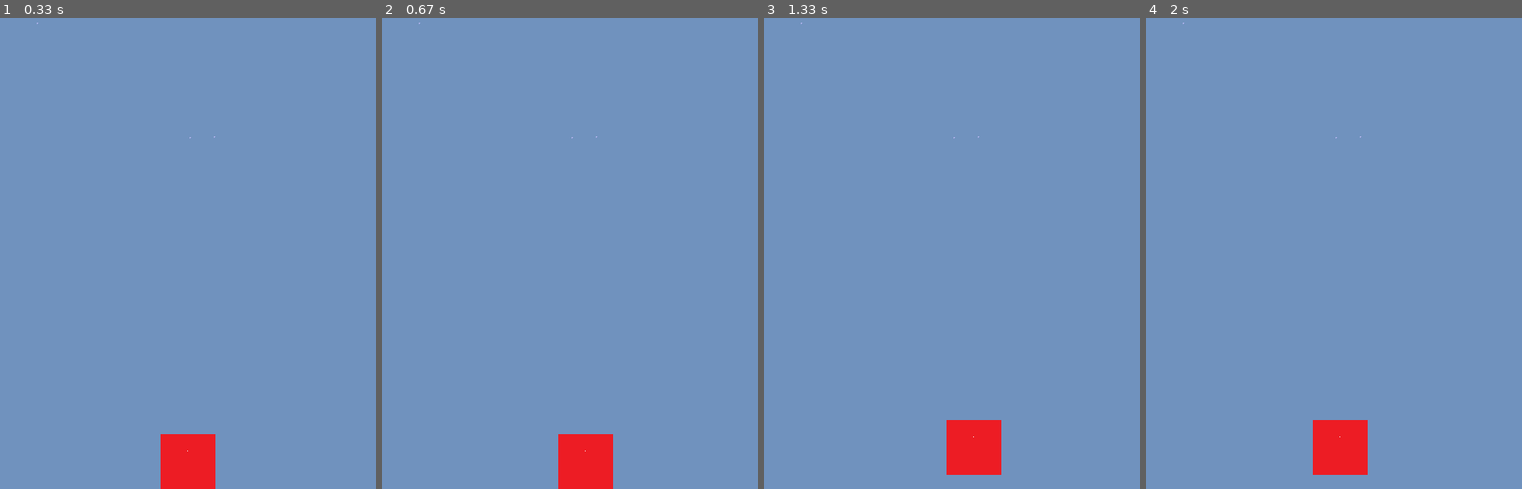
Above: before the commit, frames 1-4 (left to right).
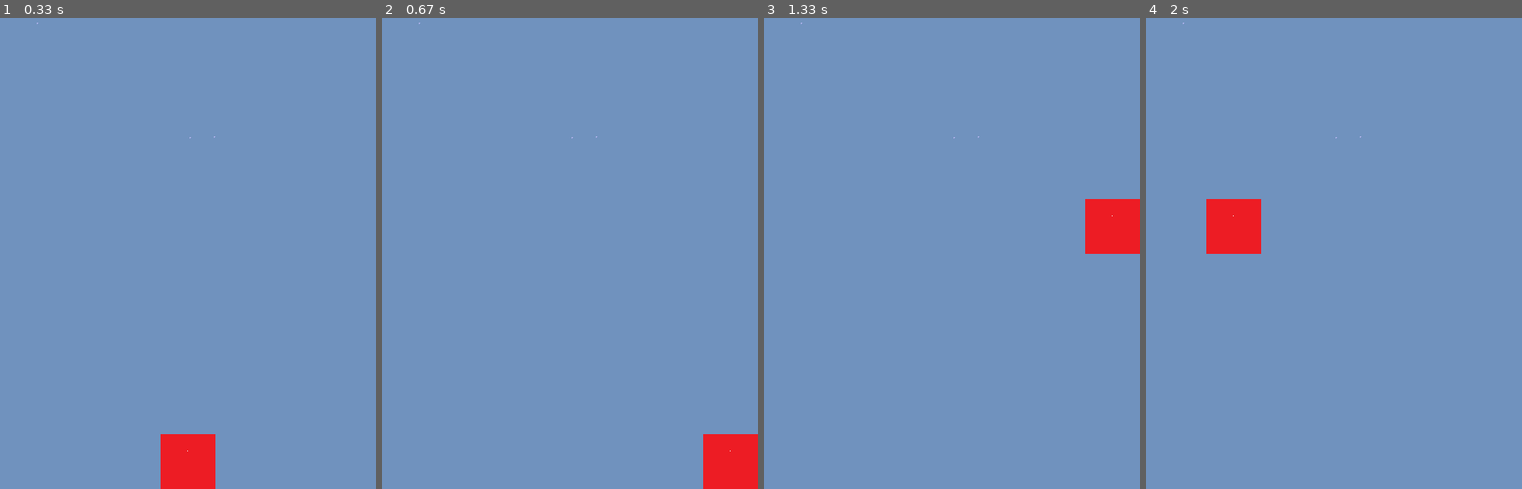
Above: after the commit, the same moments.

Repository: eusun97/Avoid_obstacle
Game: pygame game, started from pygame_basic/Avoid_obstacle.py
Two runs of this game, one before a commit and one after it. Both use one fixed random seed, a clock stepped at 60 frames per second and the inputs below.
Inputs:
- Up to frame 1 (0.33 s): no input
- Up to frame 2 (0.67 s): hold Right from 0.33 s (still down)
- Up to frame 3 (1.33 s): release Right at 0.8 s; hold Up 0.83-1.13 s
- Up to frame 4 (2 s): hold Left from 1.67 s (still down)

Frame 1 is identical in both runs. In frame 2, 3.4% of the frame differs, in the area x 46-100%, y 88-100%; in frame 3, 3.4%; in frame 4, 3.4%.

Commit message:
fps commit

Diff:
--- a/pygame_basic/Avoid_obstacle.py
+++ b/pygame_basic/Avoid_obstacle.py
@@ -11,6 +11,9 @@
 # 화면 타이틀 설정
 pygame.display.set_caption("적을 피해 움직여라!")
 
+# FPS : 초당 프레임 수 (프레임 수가 높으면 부드러움, 낮으면 끊기거나 덜 부드러움)
+clock = pygame.time.Clock()
+
 # 배경 이미지 불러오기
 background = pygame.image.load("C:\\Pygame_basic\\pygame_basic\\background.png")
 
@@ -23,50 +26,62 @@
 character_y_pos = screen_height - character_height
 
 # 이동할 좌표 (캐릭터 움직이기)
-to_x = 0 # 가로 방향
-to_y = 0 # 세로 방향
+to_x = 0
+to_y = 0
+
+# 캐릭터 이동 속도 1 고정 함수
+character_speed = 1
 
 # 이벤트 루프
 running = True
 while running:
+    dt = clock.tick(60) # dt : 델타, 게임화면의 초당 프레임 수를 60으로 설정 : 높게설정하면 부드러움
+
+# 캐릭터가 1초 동안에 00만큼 이동을 해야함
+# 10 fps : 1초 동안에 10번 동작 --> 1번에 몇 만큼 이동해야함? --> 10. 10 * 10 = 100
+# 20 fps : 1초 동안에 20번 동착 --> 5 * 20
+
+    print("fps : " + str(clock.get_fps())) # 현재 fps 를 출력해줌
+
     for event in pygame.event.get():
         if event.type == pygame.QUIT:
             running = False
 
 # 캐릭터 움직이기
-        if event.type == pygame.KEYDOWN: # 키가 눌러졌는지 확인
-            if event.key == pygame.K_LEFT: # 캐릭터를 왼쪽으로
-                to_x -= 1 # 1 위치만큼 왼쪽으로
+        if event.type == pygame.KEYDOWN:
+            if event.key == pygame.K_LEFT:
+                to_x -= 1
             elif event.key == pygame.K_RIGHT:
                 to_x += 1
             elif event.key == pygame.K_UP:
-                to_y -= 1 # 위로 가면 -
+                to_y -= 1
             elif event.key == pygame.K_DOWN:
                 to_y += 1
 
 # 캐릭터 멈춰있기
-        if event.type == pygame.KEYUP: # pygame.KEYUP --> 방향키 떼면 멈춤
-            if event.key == pygame.K_LEFT or event.key == pygame.K_RIGHT: # 왼쪽이나 오른쪽 키보드에서 떼면
-                to_x = 0 # 가로 방향 움직임 멈추기
-            elif event.key == pygame.K_UP or event.key == pygame.K_DOWN: # 위나 아래쪽 키보드에서 손을 떼면
-                to_y = 0 # 세로 방향 움직임 멈추기
+        if event.type == pygame.KEYUP:
+            if event.key == pygame.K_LEFT or event.key == pygame.K_RIGHT:
+                to_x = 0
+            elif event.key == pygame.K_UP or event.key == pygame.K_DOWN:
+                to_y = 0
 
 
 # 캐릭터 좌표 움직일때마다 바꾸기
-    character_x_pos += to_x  # (0,0)좌표에서 가로 +1, -1만큼 움직일것
-    character_y_pos += to_y  # (0,0)좌표에서 세로 +1, -1만큼 움직일것
+# 프레임 수를 높게하나 낮게 하나 게임 속도는 변하지 않게 하기 위해 dt를 곱해줌
+    character_x_pos += to_x * dt
+    character_y_pos += to_y * dt
 
 # 화면 밖으로 벗어나지 않게 좌표 조정
 # 가로 경계값 처리
-    if character_x_pos < 0: # 화면 왼쪽 이전으로 더 나갔다는 소리
-        character_x_pos = 0 # 맨왼쪽에 멈추기
-    elif character_x_pos > screen_width - character_width: # 오른쪽 끝에 머물게 하기 --> 스크린가로 크기에서 캐릭터 가로 크기 빼야 캐릭터가 화면밖으로 안나감
+    if character_x_pos < 0:
+        character_x_pos = 0
+    elif character_x_pos > screen_width - character_width:
         character_x_pos = screen_width - character_width
 
 # 세로 경계값 처리
-    if character_y_pos < 0: # 화면 위쪽 이전으로 더 나갔다는 소리
-        character_y_pos = 0 # 맨 위쪽에 멈추기
-    elif character_y_pos > screen_height - character_height: # 오른쪽 끝에 머물게 하기 --> 스크린가로 크기에서 캐릭터 가로 크기 빼야 캐릭터가 화면밖으로 안나감
+    if character_y_pos < 0:
+        character_y_pos = 0
+    elif character_y_pos > screen_height - character_height:
         character_y_pos = screen_height - character_height
 
 # blit : 좌표 설정 (맨왼쪽, 맨위쪽 기준임)
